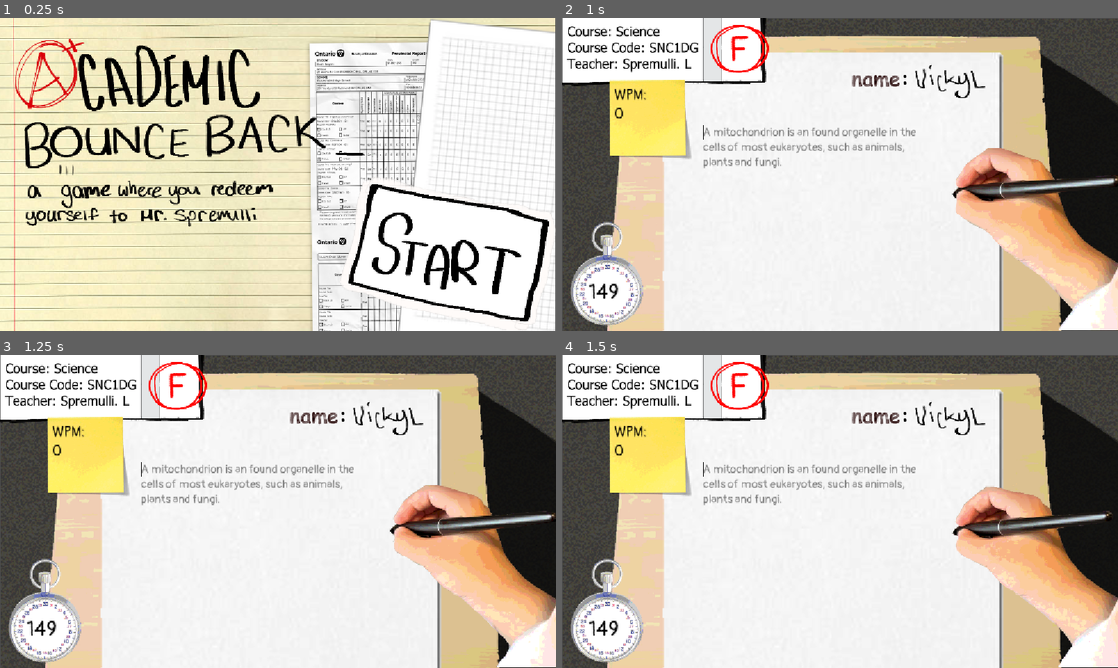
Above: before the commit, frames 1-4 (two rows, left to right).
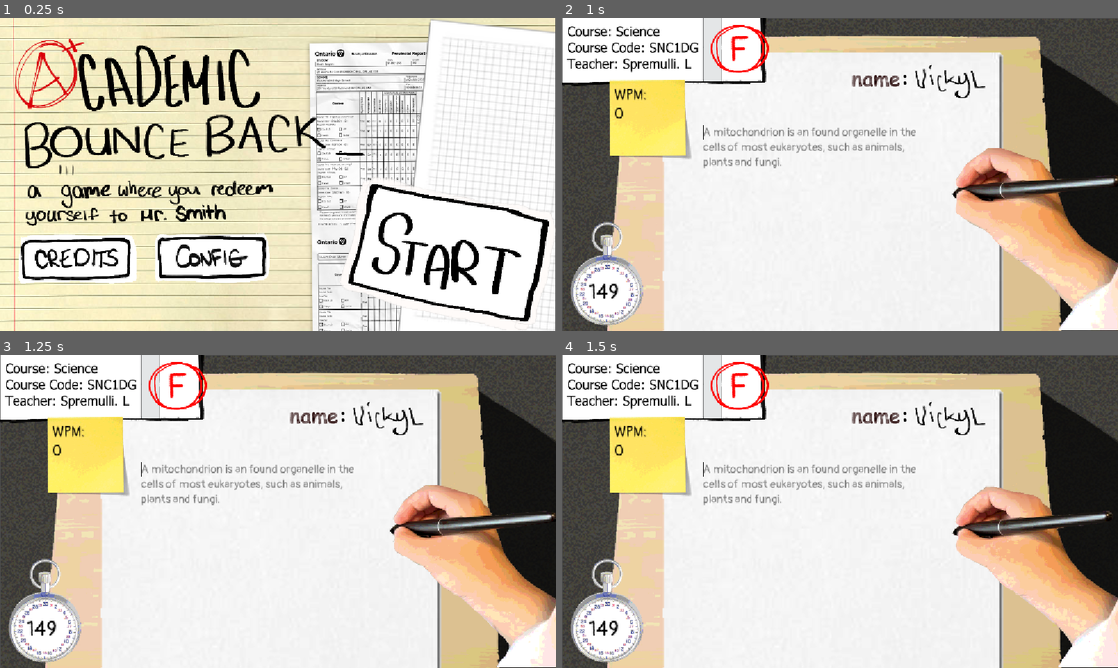
Above: after the commit, the same moments.

Repository: Vick-St3r/haven-keyboard
Game: Godot game, scene res://scenes/background.tscn
Two runs of this game, one before a commit and one after it. Both use one fixed random seed, a clock stepped at 60 frames per second and the inputs below.
Inputs (mouse positions are in pixels of both pictures, inside the frame that each line leads up to):
- Up to frame 1 (0.25 s): no input
- Up to frame 2 (1 s): tap Enter at 0.5, 0.6 s; move the mouse to (1012, 252) at 0.52 s; click (1012, 252) at 0.67 s
- Up to frame 3 (1.25 s): no input
- Up to frame 4 (1.5 s): move the mouse to (823, 536) at 1.27 s; tap Keypad Enter at 1.35 s; click (823, 536) at 1.42 s

The runs differ from the first frame. In frame 1, 6.6% of the frame differs, in the area x 3-49%, y 59-85%; in frame 2, nothing differs; in frame 3, nothing differs; in frame 4, nothing differs.

Commit message:
added config + credits button

Diff:
--- a/scenes/background.tscn
+++ b/scenes/background.tscn
@@ -4,8 +4,10 @@
 [ext_resource type="Texture2D" uid="uid://rxhao814tnf6" path="res://assets/menu/menubg.png" id="2_6vm3t"]
 [ext_resource type="Texture2D" uid="uid://xk7ovj65gjyi" path="res://assets/menu/menutitle.png" id="3_8efq7"]
 [ext_resource type="Texture2D" uid="uid://cbqcghea7k26p" path="res://assets/menu/cursortitlething.png" id="4_da6cc"]
-[ext_resource type="Texture2D" uid="uid://bu8cihgu2t1cf" path="res://assets/menu/menutextything.png" id="5_b6e46"]
+[ext_resource type="Texture2D" uid="uid://ch2th8r0l47oq" path="res://assets/menu/smithmenutextything.png" id="5_wax1t"]
 [ext_resource type="PackedScene" uid="uid://csh70pvxvbjwu" path="res://scenes/button.tscn" id="6_wax1t"]
+[ext_resource type="PackedScene" uid="uid://gumgjbv6ikxh" path="res://scenes/buttonconfig.tscn" id="7_1tmhi"]
+[ext_resource type="PackedScene" uid="uid://cjy6bekpqojnp" path="res://scenes/credits.tscn" id="8_l5f8m"]
 
 [node name="background" type="Node" unique_id=1953703789]
 script = ExtResource("1_l5f8m")
@@ -33,6 +35,10 @@
 [node name="subtext" type="TextureRect" parent="." unique_id=1461206409]
 offset_right = 40.0
 offset_bottom = 40.0
-texture = ExtResource("5_b6e46")
+texture = ExtResource("5_wax1t")
 
 [node name="button" parent="." unique_id=1389436227 instance=ExtResource("6_wax1t")]
+
+[node name="config" parent="." unique_id=1646154581 instance=ExtResource("7_1tmhi")]
+
+[node name="credits" parent="." unique_id=2113251891 instance=ExtResource("8_l5f8m")]
--- /dev/null
+++ b/scenes/buttonconfig.tscn
@@ -0,0 +1,51 @@
+[gd_scene format=3 uid="uid://gumgjbv6ikxh"]
+
+[ext_resource type="Script" uid="uid://dycvmnrju61ww" path="res://scripts/config.gd" id="1_14yi8"]
+[ext_resource type="Texture2D" uid="uid://b3g3y5oaaph6q" path="res://assets/menu/configdarkest.png" id="2_fu4ru"]
+[ext_resource type="Texture2D" uid="uid://bnmed6kjdwae8" path="res://assets/menu/configwhite.png" id="3_iptxn"]
+[ext_resource type="Texture2D" uid="uid://280a158rgliu" path="res://assets/menu/configdark.png" id="4_o4f72"]
+
+[sub_resource type="SpriteFrames" id="SpriteFrames_xrivr"]
+animations = [{
+"frames": [{
+"duration": 1.0,
+"texture": ExtResource("2_fu4ru")
+}],
+"loop": 1,
+"name": &"click",
+"speed": 5.0
+}, {
+"frames": [{
+"duration": 1.0,
+"texture": ExtResource("3_iptxn")
+}],
+"loop": 1,
+"name": &"default",
+"speed": 5.0
+}, {
+"frames": [{
+"duration": 1.0,
+"texture": ExtResource("4_o4f72")
+}],
+"loop": 1,
+"name": &"hover",
+"speed": 5.0
+}]
+
+[sub_resource type="RectangleShape2D" id="RectangleShape2D_xrivr"]
+size = Vector2(248, 113)
+
+[node name="config" type="Node2D" unique_id=1646154581]
+position = Vector2(576, 324)
+script = ExtResource("1_14yi8")
+
+[node name="configbutton" type="AnimatedSprite2D" parent="." unique_id=1324100908]
+sprite_frames = SubResource("SpriteFrames_xrivr")
+
+[node name="Area2D" type="Area2D" parent="." unique_id=353960060]
+
+[node name="CollisionShape2D" type="CollisionShape2D" parent="Area2D" unique_id=91576876]
+position = Vector2(-138, 176.5)
+shape = SubResource("RectangleShape2D_xrivr")
+
+[connection signal="input_event" from="Area2D" to="." method="_on_area_2d_input_event"]
--- /dev/null
+++ b/scenes/credits.tscn
@@ -0,0 +1,51 @@
+[gd_scene format=3 uid="uid://cjy6bekpqojnp"]
+
+[ext_resource type="Texture2D" uid="uid://ne3px6ym1sy2" path="res://assets/menu/creditsdarkest.png" id="1_0ctdu"]
+[ext_resource type="Script" uid="uid://b0yuqip81128s" path="res://scripts/credits.gd" id="1_2fbfq"]
+[ext_resource type="Texture2D" uid="uid://c8ibdl30gt8c8" path="res://assets/menu/creditswhite.png" id="2_2fbfq"]
+[ext_resource type="Texture2D" uid="uid://0f7npt03ucus" path="res://assets/menu/creditsdark.png" id="3_8gwij"]
+
+[sub_resource type="SpriteFrames" id="SpriteFrames_xrivr"]
+animations = [{
+"frames": [{
+"duration": 1.0,
+"texture": ExtResource("1_0ctdu")
+}],
+"loop": 1,
+"name": &"click",
+"speed": 5.0
+}, {
+"frames": [{
+"duration": 1.0,
+"texture": ExtResource("2_2fbfq")
+}],
+"loop": 1,
+"name": &"default",
+"speed": 5.0
+}, {
+"frames": [{
+"duration": 1.0,
+"texture": ExtResource("3_8gwij")
+}],
+"loop": 1,
+"name": &"hover",
+"speed": 5.0
+}]
+
+[sub_resource type="RectangleShape2D" id="RectangleShape2D_xrivr"]
+size = Vector2(253, 108)
+
+[node name="credits" type="Node2D" unique_id=2113251891]
+position = Vector2(576, 324)
+script = ExtResource("1_2fbfq")
+
+[node name="creditsbutton" type="AnimatedSprite2D" parent="." unique_id=1548333966]
+sprite_frames = SubResource("SpriteFrames_xrivr")
+
+[node name="Area2D" type="Area2D" parent="." unique_id=814585009]
+
+[node name="CollisionShape2D" type="CollisionShape2D" parent="Area2D" unique_id=1029494096]
+position = Vector2(-418.5, 177)
+shape = SubResource("RectangleShape2D_xrivr")
+
+[connection signal="input_event" from="Area2D" to="." method="_on_area_2d_input_event"]
--- /dev/null
+++ b/scripts/config.gd
@@ -0,0 +1,28 @@
+extends Node2D
+
+#collison area
+@onready var area2d = $Area2D
+#sprite animation
+@onready var button = $configbutton
+
+# Called when the node enters the scene tree for the first time.
+func _ready() -> void:
+	#connects functions
+	area2d.mouse_entered.connect(_on_mouse_entered)
+	area2d.mouse_exited.connect(_on_mouse_exited)
+
+func _on_mouse_entered() -> void:
+	#change animation to hover button
+	button.animation = "hover"
+
+func _on_mouse_exited() -> void:
+	#changes it back to the default button
+	button.animation = "default"
+
+func _on_area_2d_input_event(viewport: Node, event: InputEvent, shape_idx: int) -> void:
+	#changes scene when button is clicked
+	if event is InputEventMouseButton and event.pressed:
+		if event.button_index == MOUSE_BUTTON_LEFT:
+			button.animation = "click"
+			#get_tree().change_scene_to_file("")
+			print("config")
--- /dev/null
+++ b/scripts/credits.gd
@@ -0,0 +1,28 @@
+extends Node2D
+
+#collison area
+@onready var area2d = $Area2D
+#sprite animation
+@onready var button = $creditsbutton
+
+# Called when the node enters the scene tree for the first time.
+func _ready() -> void:
+	#connects functions
+	area2d.mouse_entered.connect(_on_mouse_entered)
+	area2d.mouse_exited.connect(_on_mouse_exited)
+
+func _on_mouse_entered() -> void:
+	#change animation to hover button
+	button.animation = "hover"
+
+func _on_mouse_exited() -> void:
+	#changes it back to the default button
+	button.animation = "default"
+
+func _on_area_2d_input_event(viewport: Node, event: InputEvent, shape_idx: int) -> void:
+	#changes scene when button is clicked
+	if event is InputEventMouseButton and event.pressed:
+		if event.button_index == MOUSE_BUTTON_LEFT:
+			button.animation = "click"
+			#get_tree().change_scene_to_file("")
+			print("credits")
Binary file added: assets/menu/configdark.png
Not shown, added: assets/menu/configdark.png.import
Binary file added: assets/menu/configdarkest.png
Not shown, added: assets/menu/configdarkest.png.import
Binary file added: assets/menu/configwhite.png
Not shown, added: assets/menu/configwhite.png.import
Binary file added: assets/menu/creditsdark.png
Not shown, added: assets/menu/creditsdark.png.import
Binary file added: assets/menu/creditsdarkest.png
Not shown, changed: assets/menu/creditsdarkest.png.import
Binary file added: assets/menu/creditswhite.png
Not shown, added: assets/menu/creditswhite.png.import
(and 5 more such lines)
